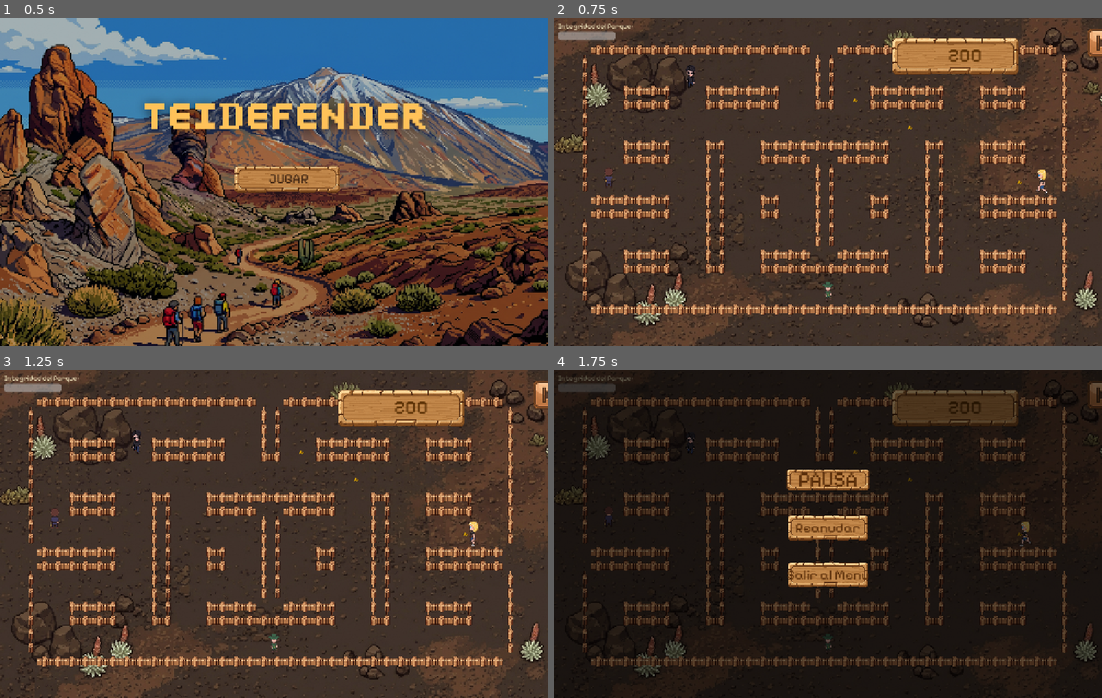
Above: before the commit, frames 1-4 (two rows, left to right).
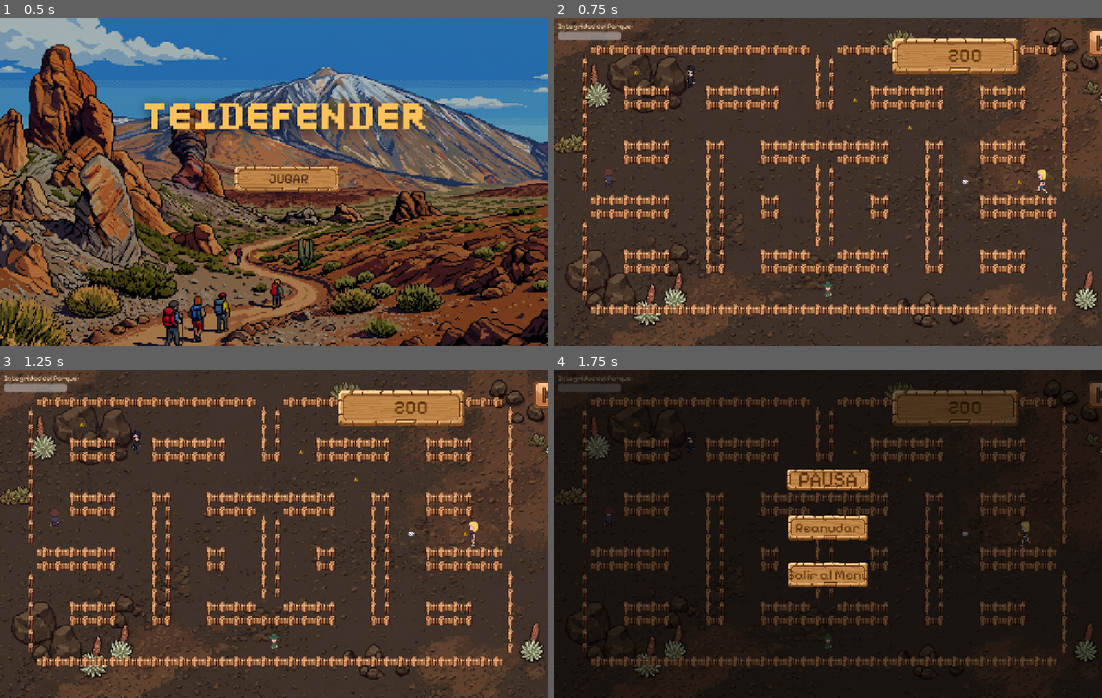
Above: after the commit, the same moments.

Repository: kiaramaldonado/teidefender
Game: Godot game, scene res://escenas/MenuPrincipal.tscn
Same seed, same stepped clock (60 frames per second), same inputs: the game is played once before the commit and once after it. Sound files missing from this copy of the repository are replaced by a short silence.
Inputs (mouse positions are in pixels of both pictures, inside the frame that each line leads up to):
- Up to frame 1 (0.5 s): no input
- Up to frame 2 (0.75 s): click "JUGAR" at 0.5 s
- Up to frame 3 (1.25 s): no input
- Up to frame 4 (1.75 s): click (1101, 396) at 1.25 s

Frame 1 is identical in both runs. In frame 2, less than 0.1% of the frame differs, in the area x 10-76%, y 3-51%; in frame 3, less than 0.1%; in frame 4, less than 0.1%.

Commit message:
fix(balance): more trash to collect with a bigger integrity buffer so the game is rewarding without being harder

Diff:
--- a/scripts/Mundo.gd
+++ b/scripts/Mundo.gd
@@ -3,7 +3,7 @@
 const BASURA_SCENE = preload("res://escenas/Basura.tscn")
 const BARRAQUITO_SCENE = preload("res://escenas/PowerUpBarraquito.tscn")
 const Maze = preload("res://scripts/Maze.gd")
-const MAX_BASURA = 8
+const MAX_BASURA = 16  # gran colchón: cada bolsa baja la barra ~6 %
 
 var puntos = 200
 var basura_en_campo = 0
@@ -38,7 +38,7 @@
 	_timer_basura.one_shot = true
 	add_child(_timer_basura)
 	_timer_basura.timeout.connect(_on_timer_basura)
-	_timer_basura.start(randf_range(3.5, 5.5))
+	_timer_basura.start(randf_range(3.5, 5.0))
 
 	_timer_powerup = Timer.new()
 	_timer_powerup.one_shot = true
@@ -63,8 +63,8 @@
 	$BGM.finished.connect(func(): $BGM.play())
 	$BGM.play()
 
-	# Basura inicial para que el jugador tenga objetivos inmediatos
-	for i in range(3):
+	# Basura inicial: el jugador empieza con varias bolsas a la vista
+	for i in range(5):
 		_spawn_basura()
 
 func _process(delta):
@@ -106,8 +106,10 @@
 
 func _on_timer_basura():
 	_spawn_basura()
-	var presion = clamp(1.0 - (Time.get_ticks_msec() / 120000.0), 0.55, 1.0)
-	_timer_basura.start(randf_range(3.5, 5.5) * presion)
+	# La presión sube muy despacio: 4 minutos hasta el mínimo, y el mínimo
+	# es 85 % del intervalo base. El ritmo es vivo pero nunca abrumador.
+	var presion = clamp(1.0 - (Time.get_ticks_msec() / 240000.0), 0.85, 1.0)
+	_timer_basura.start(randf_range(3.5, 5.0) * presion)
 
 func _on_timer_powerup():
 	_spawn_barraquito()
